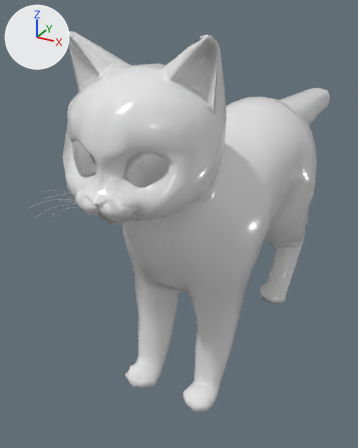
Renders of the FBX model Assets/XR_LTR/Modelings/catMango_costom.fbx from each side of a commit.
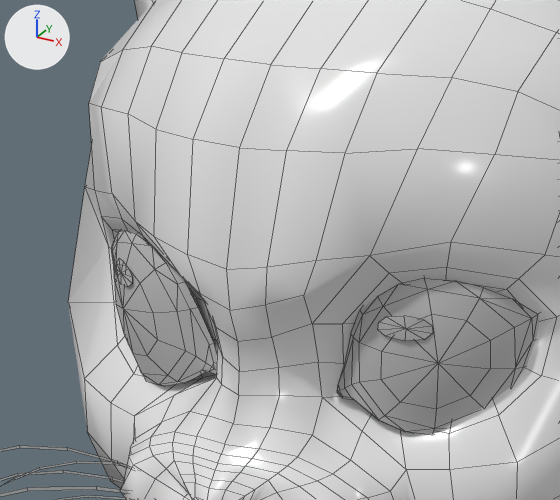
Each version appears first whole from a 50 mm camera at (0.0684, -0.1881, 0.1248) aimed at (-0.0225, -0.0228, 0.0422), and next in a close-up on the part from 13% to 49% of the width and 20% to 45% of the height. The axes (+X, +Y, +Z) are drawn at upper left. The lights are the same throughout. The close-ups show mesh edges as thin lines. Where no turn or scale is listed for an object, it has been applied to the vertices.

Objects in the first close-up: 'mango'.
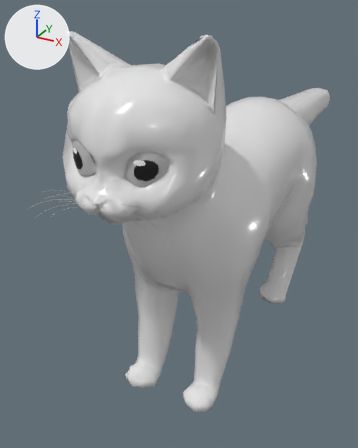
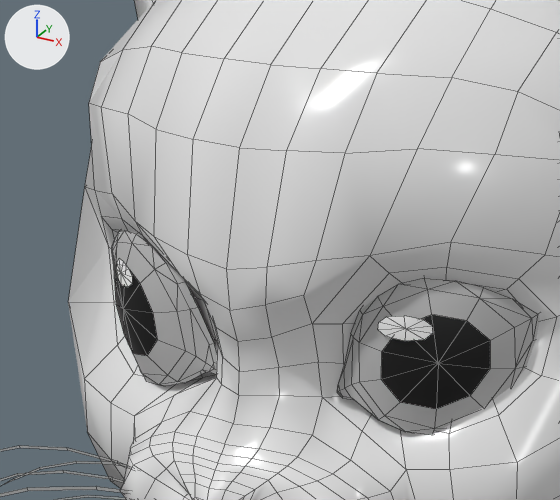
The change, as a diff of the scene's bpy script:
```diff
--- a/Assets/XR_LTR/Modelings/catMango_costom.fbx.py
+++ b/Assets/XR_LTR/Modelings/catMango_costom.fbx.py
@@ mat_lambert9 @@
+mat_lambert9 = principled_material('lambert9')
+mat_lambert9.base_color = (1.0, 1.0, 1.0)  # white #ffffff
@@ mat_phong1 @@
+mat_phong1 = principled_material('phong1')
+mat_phong1.base_color = (0.0, 0.0, 0.0)  # black #000000
+mat_phong1.roughness = 0.553
@@ me_mesh @@
 me_mesh.from_pydata(...)  # 2859 vertices, 2774 faces; spans x -0.026..0.026, y -0.105..0.105, z -0.059..0.059
 # used by ob_mango; location = (0.0, -0.0015, 0.06)
+# me_mesh part 1: 20 of the faces centred in x -0.012..0.012, y -0.097..-0.095, z 0.029..0.032 switch from mat_etc (grey #bcbcbc) to mat_phong1 (black #000000)
+# me_mesh part 2: 20 of the faces centred in x -0.011..0.01, y -0.097..-0.095, z 0.032..0.033 switch from mat_etc (grey #bcbcbc) to mat_lambert9 (white #ffffff)
 me_mesh.materials.append(mat_body1)
```

Location of each change, [x1, y1, x2, y2] in pixels of the close-ups (560 x 500 px):
part 1 of me_mesh, recoloured (grey to black): [114, 264, 490, 409] in both
part 2 of me_mesh, recoloured: [116, 259, 433, 341] in both
